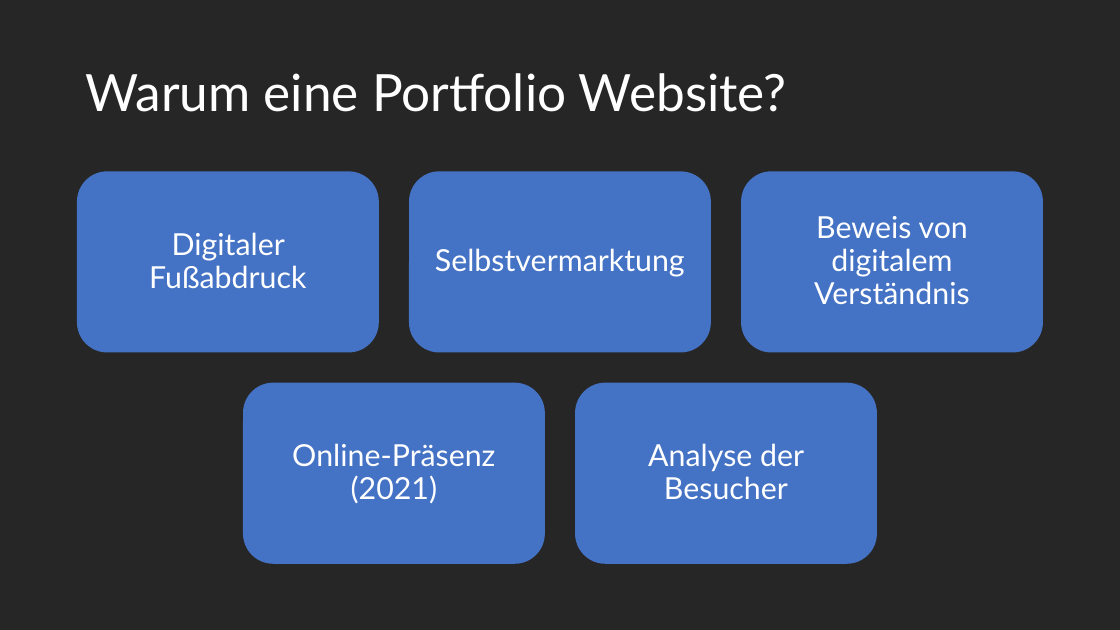
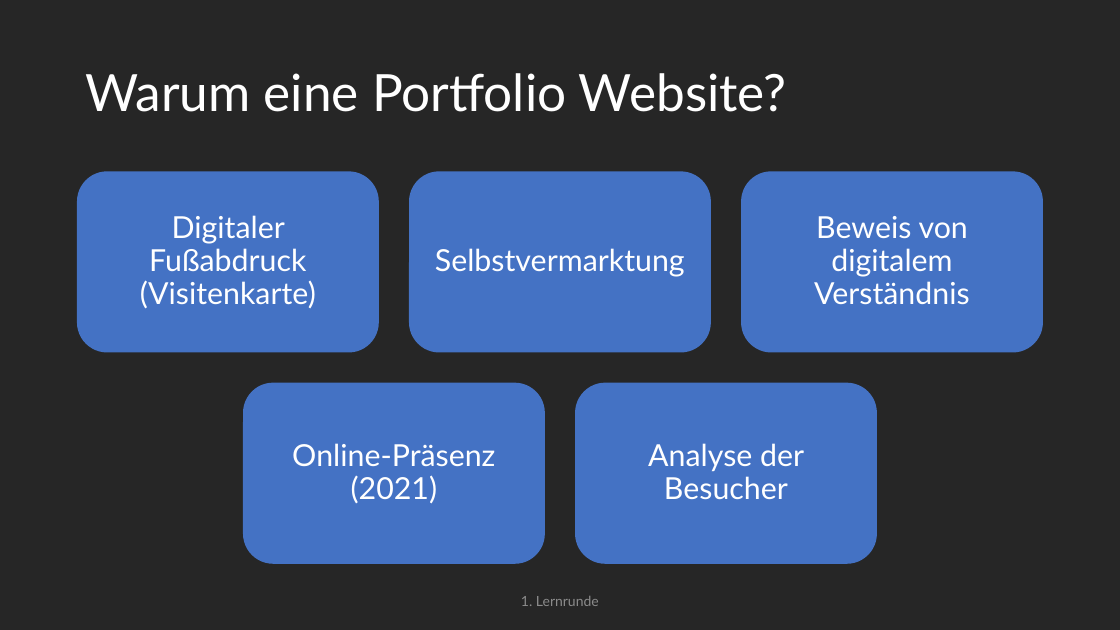
Before and after one commit to maximotus/skill-saturday-wordpress-portfolio-website, a slide deck: slide 3 of wordpress-portfolio-website-presentation.pptx (slide 2 before the commit). Drawn at 1120x630 pixels with LibreOffice and Linux fonts; fonts in the diff are those of the drawing. Boxes give left, top, right and bottom in pixels: in the first picture for what was removed or moved away, otherwise in the second. Text is boxed around its words. In the diff, an @@ line names an element or a change of style, - is before the commit and + after.

```diff
--- a/wordpress-portfolio-website-presentation.pptx
+++ b/wordpress-portfolio-website-presentation.pptx
@@ text at (140,215,316,309): text changed @@
-Digitaler Fußabdruck
+Digitaler Fußabdruck
+(Visitenkarte)
@@ text added at (521,596,599,606), 12 pt, text #8C8C8C @@
+1. Lernrunde
```
Also in this commit, not shown: 10 other slides changed, 5 slides added, 16 other files.
